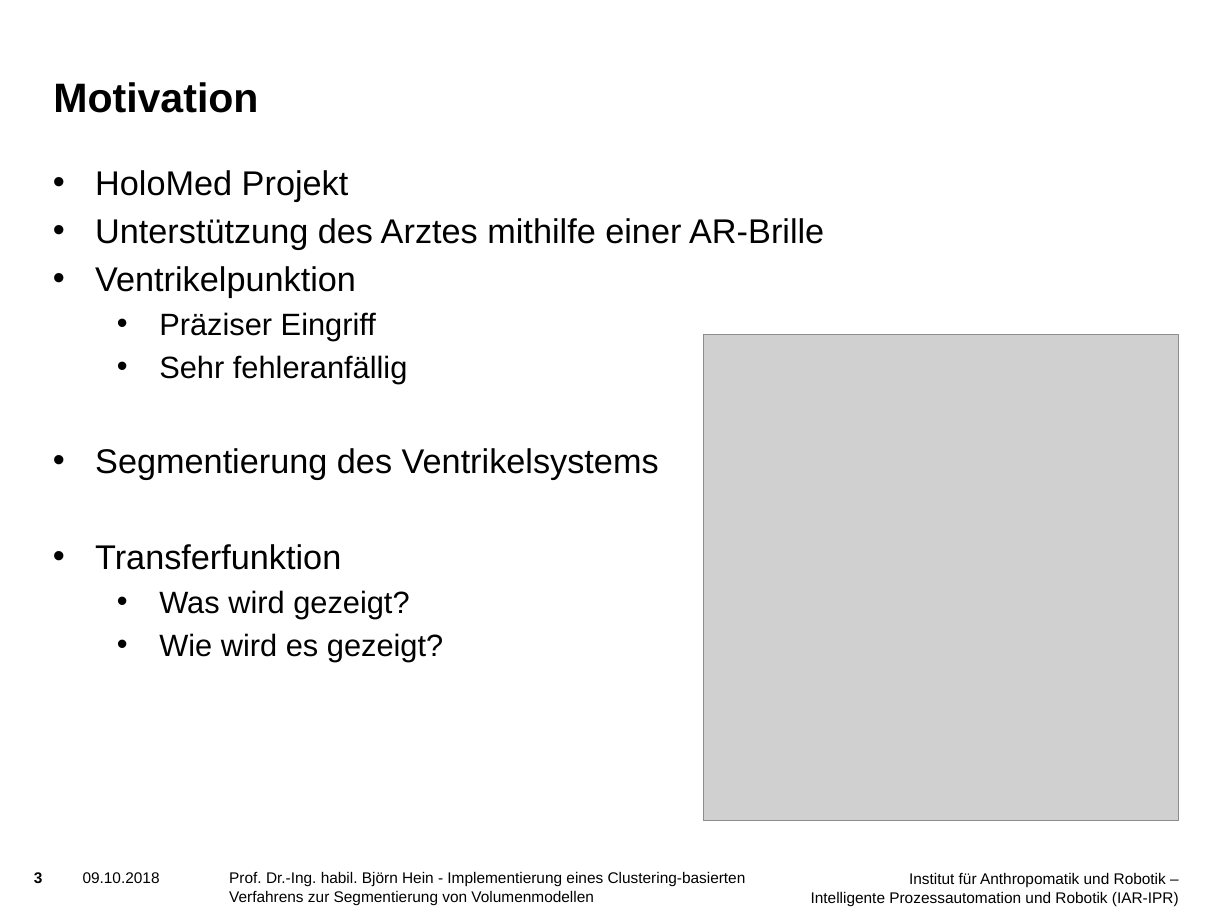
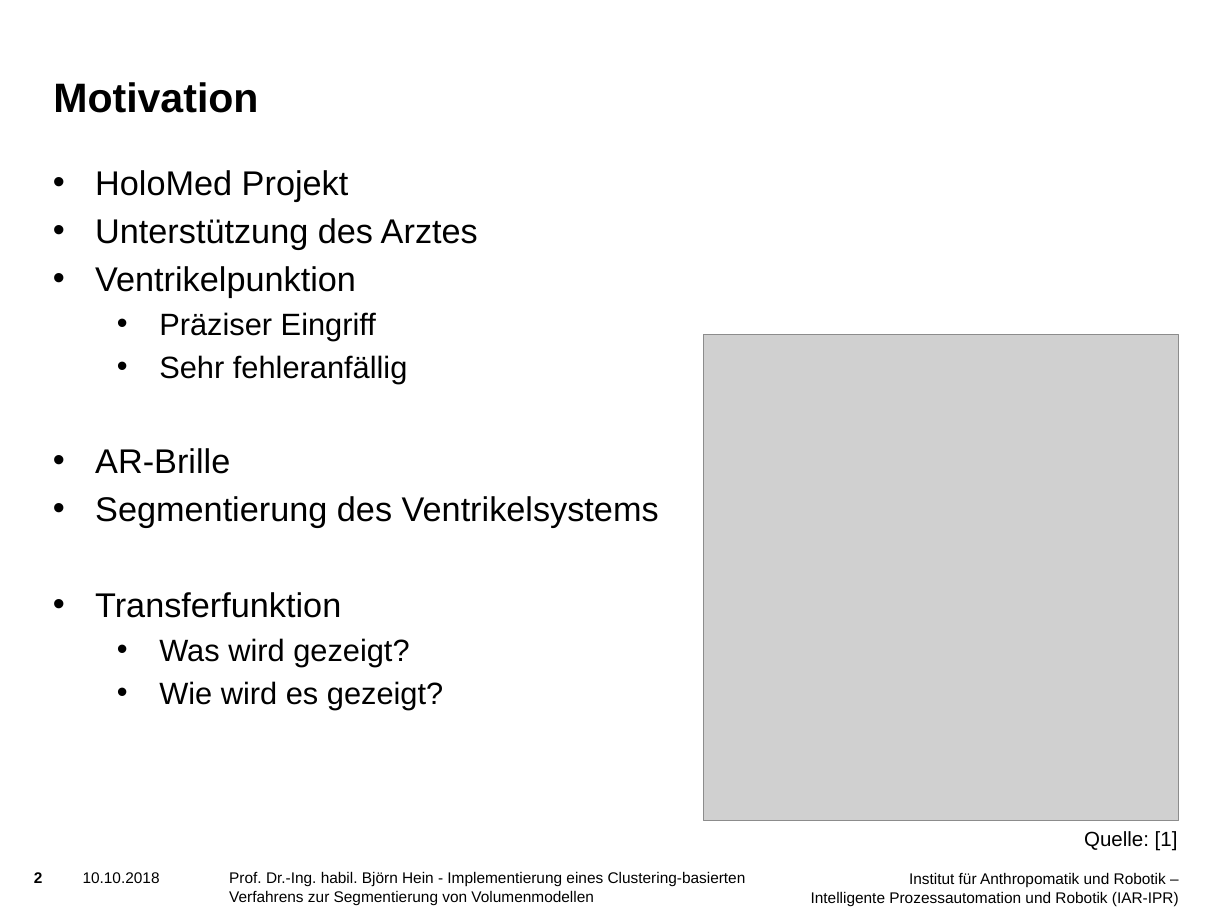
Before and after one commit to SchiriSchaf/Bachelorarbeit, a slide deck: slide 2 of Vortrag/Präsentation.pptx (slide 3 before the commit). Drawn at 1232x924 pixels with LibreOffice and Linux fonts; fonts in the diff are those of the drawing; grey boxes stand for pictures; background and template pictures are left out. Boxes give left, top, right and bottom in pixels: in the first picture for what was removed or moved away, otherwise in the second. Text is boxed around its words. In the diff, an @@ line names an element or a change of style, - is before the commit and + after.

```diff
--- a/Vortrag/Präsentation.pptx
+++ b/Vortrag/Präsentation.pptx
@@ text at (95,218,478,250): text changed @@
-• Unterstützung des Arztes mithilfe einer AR-Brille
+• Unterstützung des Arztes
@@ text at (95,448,230,474): paragraph added @@
+• AR-Brille
@@ text added at (1084,831,1178,851), 12 pt, text #000000 @@
+Quelle: [1]
@@ page number at (34,872,43,883): text changed @@
-3
+2
@@ text at (83,872,160,883): text changed @@
-09.10.2018
+10.10.2018
```
Also in this commit, not shown: 22 other slides changed.
